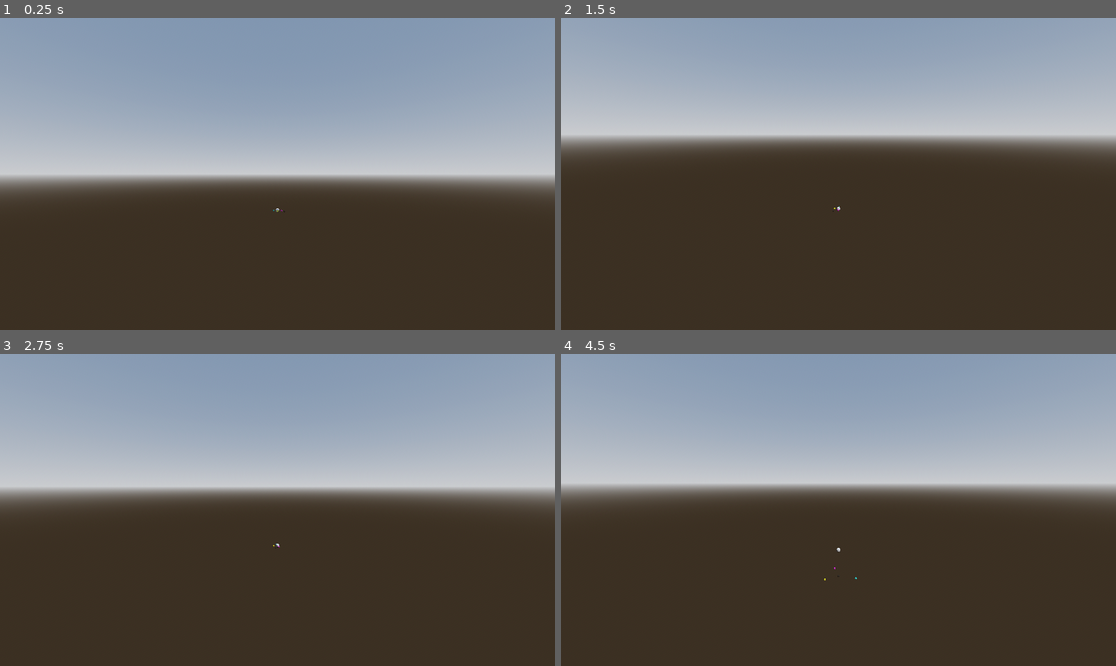
Above: before the commit, frames 1-4 (two rows, left to right).
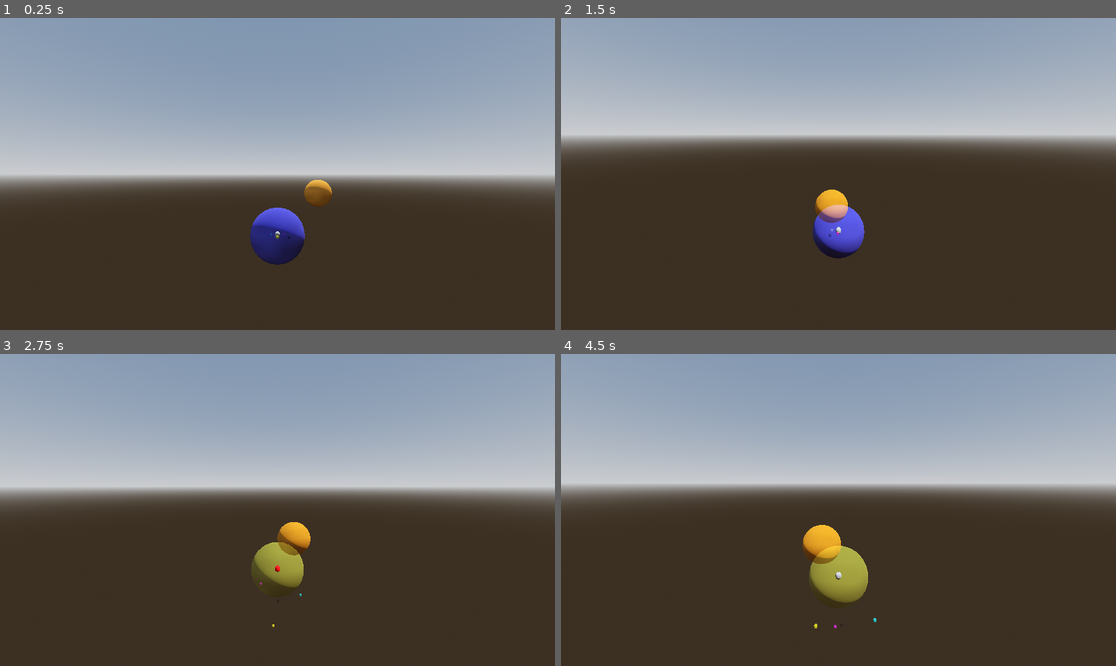
Above: after the commit, the same moments.

Repository: westonkelliher/GetHeavy
Game: Godot game, scene res://world.tscn
The game is run twice, just before and just after one commit, with the same random seed, the same clock (stepped at 60 frames per second) and the same inputs.
Inputs (mouse positions are in pixels of both pictures, inside the frame that each line leads up to):
- Up to frame 1 (0.25 s): no input
- Up to frame 2 (1.5 s): tap Enter at 0.5 s; move the mouse to (960, 158) at 0.52 s; tap Space (heavy) at 0.6, 1.25, 1.35 s; click (960, 158) at 0.67 s; move the mouse to (810, 174) at 1.27 s; click (810, 174) at 1.42 s
- Up to frame 3 (2.75 s): move the mouse to (288, 503) at 2.02 s; tap Space (heavy) at 2.1 s; click (288, 503) at 2.17 s
- Up to frame 4 (4.5 s): tap Enter at 2.75, 4.25 s; move the mouse to (832, 516) at 2.77 s; tap Space (heavy) at 2.85, 3.5, 3.6, 4.35 s; click (832, 516) at 2.92 s; move the mouse to (877, 513) at 3.52 s; click (877, 513) at 3.67 s; move the mouse to (794, 506) at 4.27 s; click (794, 506) at 4.42 s

The runs differ from the first frame. In frame 1, 1.7% of the frame differs, in the area x 45-60%, y 51-80%; in frame 2, 1.5%; in frame 3, 1.4%; in frame 4, 2.0%, in the area x 43-57%, y 54-88%.

Commit message:
SWEET custom physics

Diff:
--- a/calc.gd
+++ b/calc.gd
@@ -20,6 +20,30 @@
 	params.exclude = exclude
 	var hit := space.intersect_ray(params)   # single‑arg call in 4.x  :contentReference[oaicite:0]{index=0}
 	return hit.position.y if hit else 0.0    # put the player a small margin above
+
+func get_ground_normal(world_x: float, world_z: float) -> Vector3:
+	var py: float = get_ground_y(world_x, world_z)
+	var p: Vector3 = Vector3(world_x, py, world_z)
+	#print(p)
+	# a
+	var thetq: Vector3 = Vector3.FORWARD * 0.4
+	var a: Vector3 = p + thetq
+	a.y = get_ground_y(a.x, a.z)
+	# b
+	thetq = thetq.rotated(Vector3.UP, PI*2/3)
+	var b: Vector3 = p + thetq
+	b.y = get_ground_y(b.x, b.z)
+	# c
+	thetq = thetq.rotated(Vector3.UP, PI*2/3)
+	var c: Vector3 = p + thetq
+	c.y = get_ground_y(c.x, c.z)
+	# upward normal of the plane
+	var tang_norm: Vector3 = (b-a).cross(c-a).normalized()
+	if tang_norm.y < 0:
+		tang_norm = -tang_norm
+	# debug
+	player.set_debug_points([a, b, c, p])
+	return tang_norm
 
 # normalized vector tangent to ground surface in the most downward direction
 func get_downward_vector(world_x: float, world_z: float) -> Vector3:
@@ -54,8 +78,6 @@
 	if dot > 0.999:
 		return Vector3.ZERO
 	var down_proj: Vector3 = Vector3.DOWN - dot * tang_norm
-	# debug
-	player.set_debug_points([a, b, c, p])
 	#
 	#print('--- ' + str(down_proj.normalized()) + ' ---')
 	return down_proj.normalized()
--- a/player.gd
+++ b/player.gd
@@ -14,6 +14,16 @@
 
 var is_heavy := false
 var grounded := false
+var GROUND_CAST_ADJUST := Vector3(0,-0.1,0) # maybe don't need
+
+# if the leftover component of velocity is ever larger than the below number after
+# collision, then we should continue calculating collision again in the same frame until
+# the remainder of velocity is less than this number
+# TODO: when implementing this, make sure to go along the normal this amount so that we
+# don't infinite loop on an immediate collision
+var DOUBLE_CALC_COLLISION_DISTANCE := 0.45
+
+# TODO: decide on angle where we don't lose any speed when going through a bend
 
 func _ready() -> void:
 	print('ready')
@@ -22,10 +32,10 @@
 	return $Q/SpringArm/Cam
 
 func _process(delta: float) -> void:
-	# set debug ray pointing down gradient
-	#print(global_position)
-	#$Debug/Ray.global_position = Vector3($M.global_position.x, .3, $M.global_position.z)
-	pass
+	if grounded:
+		$Debug/G.mesh.material.albedo_color = Color(0.7, 0.7, 0.2, 0.4)
+	else:
+		$Debug/G.mesh.material.albedo_color = Color(0.2, 0.2, 0.7, 0.7)
 
 
 
@@ -35,43 +45,112 @@
 	const rl := RELEASE_LIFT
 	if Input.is_action_just_pressed("heavy"):
 		is_heavy = true
-		velocity *= (1.0 - rbr)
-		velocity *= velocity.length() / (velocity.length() + rbf)
+		#velocity *= (1.0 - rbr)
+		#velocity *= velocity.length() / (velocity.length() + rbf)
 	if Input.is_action_just_released("heavy"):
 		is_heavy = false
-		velocity *= 1/(1-rbr)
-		velocity *= (velocity.length() + rbf) / velocity.length()
-		velocity += Vector3.UP * max(0, Vector3.UP.dot(velocity.normalized())) * rl
+		#velocity *= 1/(1-rbr)
+		#velocity *= (velocity.length() + rbf) / velocity.length()
+		#velocity += Vector3.UP * max(0, Vector3.UP.dot(velocity.normalized())) * rl
 
 
 #### Physics ####
 func _physics_process(delta: float) -> void:
-	#velocity = Vector3.FORWARD
-	# TODO: handle momentum change when hitting the floor
-	phys_snap_help(delta)
-	#self.floor_snap_length = 0.1
+	#if velocity.length() > 3:
+		#velocity *= 0.95
 	phys_grav(delta)
 	phys_sloping(delta) # lift a bit if we go convex
-	var vy := velocity.y
-	move_and_slide()
-	velocity.y = vy
-	#if is_on_floor():
-		#apply_floor_snap()
+	#var vy := velocity.y
+	phys_move_and_slide(delta)
+	#velocity.y = vy
 	phys_friction(delta)
 
-
-#func phys_move_and_slide(delta: float) -> void:
-	#$Cast.target_position = velocity
-	#if $Cast.is_colliding():
-
-
-func phys_snap_help(delta: float) -> void:
-	if is_heavy:
-		self.floor_snap_length = 0.4
-	elif velocity.normalized().dot(Vector3.DOWN) > 0.3:
-		self.floor_snap_length = 0.05
-	else:
-		self.floor_snap_length = 0.0
+# TODO: do the collision update when we change targ position or not until next frame?
+func phys_move_and_slide(delta: float) -> void:
+	$Cast.target_position = velocity*delta
+	$Cast.force_shapecast_update() # the shapecast is not "enabled" so this is the only callsite
+
+	# didnt hit anything
+	if not $Cast.is_colliding():
+		position += velocity*delta
+		# check if we're grounded
+		$SnapCast.target_position = Vector3.UP*0.1
+		$SnapCast.target_position = -$SnapCast.position*1.1
+		$SnapCast.force_shapecast_update()
+		if not $SnapCast.is_colliding():
+			grounded=false
+		return
+	var c_point: Vector3 = $Cast.get_collision_point(0)
+	var c_fraction: float = $Cast.get_closest_collision_unsafe_fraction()
+	$Cast.target_position = $Cast.target_position*c_fraction
+	$Cast.force_shapecast_update()
+	if $Cast.is_colliding():
+		c_point = $Cast.get_collision_point(0)
+
+	var c_normal: Vector3 = Calc.get_ground_normal(c_point.x, c_point.z)
+	$Debug/Ray.target_position = c_normal
+	# see if any of the purported collisions are non-gay
+	#var n: int = $Cast.get_collision_count()
+	#if n > 1:
+		#print("BULLSHIT > 1")
+		## godot can't seem to figure out how to not shit the bed in this case so I'll manually
+		## calculate the collision normal and fraction
+		#$Q/MoCo.mesh.material.albedo_color = Color(1.0, 0.0, 0.0, 0.9)
+		#$Q/MoCo/Timer.start(0.2)
+	#for i in range(n):
+		#var c_n: Vector3 = $Cast.get_collision_normal(0)
+		#if velocity.dot(c_n) < 0:
+			#if c_normal != Vector3.ZERO:
+				#print("MULTIPLE DOT+ COLLISIONS")
+				#c_normal = Calc.get_ground_normal(position.x, position.y) # TODO: get normal at collision, not at here
+				#break
+			#c_normal = c_n
+	#if c_normal == Vector3.ZERO:
+		## ignoring gay collisions
+		#position += velocity*delta
+		#return
+		##phys_snap_to_surface()
+	var parallel := c_normal * velocity.dot(c_normal)
+	var perpendicular := velocity - parallel # TODO: lose less vel?
+	#
+	var pre_c_v_component := velocity*c_fraction*delta
+	var post_c_v_component := perpendicular*(1-c_fraction)*delta
+	#
+	position += pre_c_v_component
+	var remaining_dist := post_c_v_component.length()
+	var dccd := DOUBLE_CALC_COLLISION_DISTANCE
+	while remaining_dist > dccd:
+		print("VELOCITY REMAINDER IS LARGE")
+		# TODO: we could make this recursive
+		# NOTE: that the difference rn is we don't recalculate collisions here, we just stick to the floor
+		position += perpendicular*dccd
+		remaining_dist -= dccd
+		c_normal = Calc.get_ground_normal(position.x, position.z)
+		phys_snap_to_surface(c_normal)
+		parallel = c_normal * post_c_v_component.dot(c_normal)
+		perpendicular = post_c_v_component - parallel # TODO: lose less vel?
+		post_c_v_component = remaining_dist * perpendicular.normalized()
+		# TODO: debug pausing
+	position += post_c_v_component
+		# prevent ourselves from phasing into the floor on concavities
+	phys_snap_to_surface(c_normal)
+	var vn := perpendicular.normalized()
+	velocity = vn * vn.dot(velocity)
+		# TODO: to dot or not to dot? for now sqrt()
+	grounded=true
+
+# TODO: calculate current_normal if last_normal isnt good enough
+func phys_snap_to_surface(last_normal: Vector3) -> void:
+	# TODO: in tight spots, we could back up the starting point until the point
+	#       where we don't start with a collision
+	$SnapCast.position = last_normal * DOUBLE_CALC_COLLISION_DISTANCE*4.0
+	$SnapCast.target_position = -$SnapCast.position
+	$SnapCast.force_shapecast_update()
+	if $SnapCast.is_colliding():
+		var c_fraction: float = $SnapCast.get_closest_collision_safe_fraction()
+		position = $SnapCast.global_position  + $SnapCast.target_position*c_fraction
+		#print('snap ' + str(randi())[0])
+
 
 func phys_sloping(delta: float) -> void:
 	var v := velocity
@@ -91,18 +170,17 @@
 	var grav := LOW_GRAV
 	if is_heavy:
 		grav = HIGH_GRAV
-	if not is_on_floor():
+	if not grounded:
 		velocity += Vector3.DOWN*grav*delta
 	else:
 		var downhill := Calc.get_downward_vector(global_position.x, global_position.z)
 		if downhill.length() == 0:
 			return
 		var dh_acc := downhill * downhill.dot(Vector3.DOWN) * grav
-		$Debug/Ray.target_position = dh_acc * 0.5/sqrt(dh_acc.length())
-		print('---')
-		print(velocity.y)
+		#print('---')
+		#print(velocity.y)
 		velocity += dh_acc * delta
-		print(velocity.y)
+		#print(velocity.y)
 
 func phys_friction(delta: float) -> void:
 	var fric := LOW_FRIC
@@ -119,3 +197,7 @@
 		$Debug/Marks.get_child(i).global_position = a[i]
 		#print($Debug/Marks/Q1.position)
 		#print($Debug/Marks/Q1.global_position)
+
+
+func _on_moco_timeout() -> void:
+	$Q/MoCo.mesh.material.albedo_color = Color(0.0, 1.0, 0.0, 0.1)
--- a/player.tscn
+++ b/player.tscn
@@ -1,6 +1,15 @@
-[gd_scene load_steps=15 format=3 uid="uid://kwdxei0hwcaj"]
+[gd_scene load_steps=19 format=3 uid="uid://kwdxei0hwcaj"]
 
 [ext_resource type="Script" uid="uid://bwx6oedgihcku" path="res://player.gd" id="1_4flbx"]
+
+[sub_resource type="StandardMaterial3D" id="StandardMaterial3D_1jxqw"]
+transparency = 1
+albedo_color = Color(1, 0.584314, 0, 0.545098)
+
+[sub_resource type="CapsuleMesh" id="CapsuleMesh_dw050"]
+material = SubResource("StandardMaterial3D_1jxqw")
+radius = 0.2
+height = 0.4
 
 [sub_resource type="StandardMaterial3D" id="StandardMaterial3D_sweqy"]
 transparency = 1
@@ -47,6 +56,15 @@
 radius = 0.02
 height = 0.05
 
+[sub_resource type="StandardMaterial3D" id="StandardMaterial3D_2hs0m"]
+transparency = 1
+albedo_color = Color(1, 0.584314, 0, 0.545098)
+
+[sub_resource type="CapsuleMesh" id="CapsuleMesh_1jxqw"]
+material = SubResource("StandardMaterial3D_2hs0m")
+radius = 0.4
+height = 0.8
+
 [sub_resource type="SphereShape3D" id="SphereShape3D_4flbx"]
 
 [sub_resource type="SphereMesh" id="SphereMesh_4flbx"]
@@ -61,9 +79,18 @@
 transform = Transform3D(1, 0, 0, 0, 1, 0, 0, 0, 1, 0, 1, 0)
 
 [node name="SpringArm" type="SpringArm3D" parent="Q"]
-spring_length = 5.0
+spring_length = 3.0
 
 [node name="Cam" type="Node3D" parent="Q/SpringArm"]
+
+[node name="MoCo" type="MeshInstance3D" parent="Q"]
+transform = Transform3D(1, 0, 0, 0, 1, 0, 0, 0, 1, 0.596973, -0.282872, 0)
+mesh = SubResource("CapsuleMesh_dw050")
+skeleton = NodePath("../..")
+
+[node name="Timer" type="Timer" parent="Q/MoCo"]
+wait_time = 0.1
+one_shot = true
 
 [node name="Debug" type="Node3D" parent="."]
 transform = Transform3D(1, 0, 0, 0, 1, 0, 0, 0, 1, 0, 0.1, 0)
@@ -101,6 +128,10 @@
 mesh = SubResource("CapsuleMesh_hqtel")
 skeleton = NodePath("../..")
 
+[node name="G" type="MeshInstance3D" parent="Debug"]
+mesh = SubResource("CapsuleMesh_1jxqw")
+skeleton = NodePath("../..")
+
 [node name="Shape" type="CollisionShape3D" parent="."]
 shape = SubResource("SphereShape3D_4flbx")
 
@@ -110,5 +141,13 @@
 mesh = SubResource("SphereMesh_4flbx")
 
 [node name="Cast" type="ShapeCast3D" parent="."]
+enabled = false
 shape = SubResource("SphereShape3D_onrkg")
 target_position = Vector3(0, 0.2, -0.4)
+
+[node name="SnapCast" type="ShapeCast3D" parent="."]
+enabled = false
+shape = SubResource("SphereShape3D_onrkg")
+target_position = Vector3(0, 0.2, -0.4)
+
+[connection signal="timeout" from="Q/MoCo/Timer" to="." method="_on_moco_timeout"]
--- a/world.gd
+++ b/world.gd
@@ -33,6 +33,6 @@
 	$Terrain.build_terrain()
 	var p: Vector3 = $Player.position
 	print(Calc.get_ground_y(p.x, p.z, [$Player.get_rid()]))
-	$Player.position.y = Calc.get_ground_y(p.x, p.z, [$Player.get_rid()]) + 20.0
+	$Player.position.y = Calc.get_ground_y(p.x, p.z, [$Player.get_rid()]) + 2.0
 	print($Player.position)
 	print($Player.global_position)
--- a/world.tscn
+++ b/world.tscn
@@ -51,7 +51,7 @@
 text = "Restart"
 
 [node name="Player" parent="." instance=ExtResource("4_aqk2v")]
-transform = Transform3D(1, 0, 0, 0, 1, 0, 0, 0, 1, 0, 50.9646, 0)
+transform = Transform3D(1, 0, 0, 0, 1, 0, 0, 0, 1, 0, -3.65239, 0)
 
 [node name="Terrain" parent="." instance=ExtResource("4_036b0")]
 
